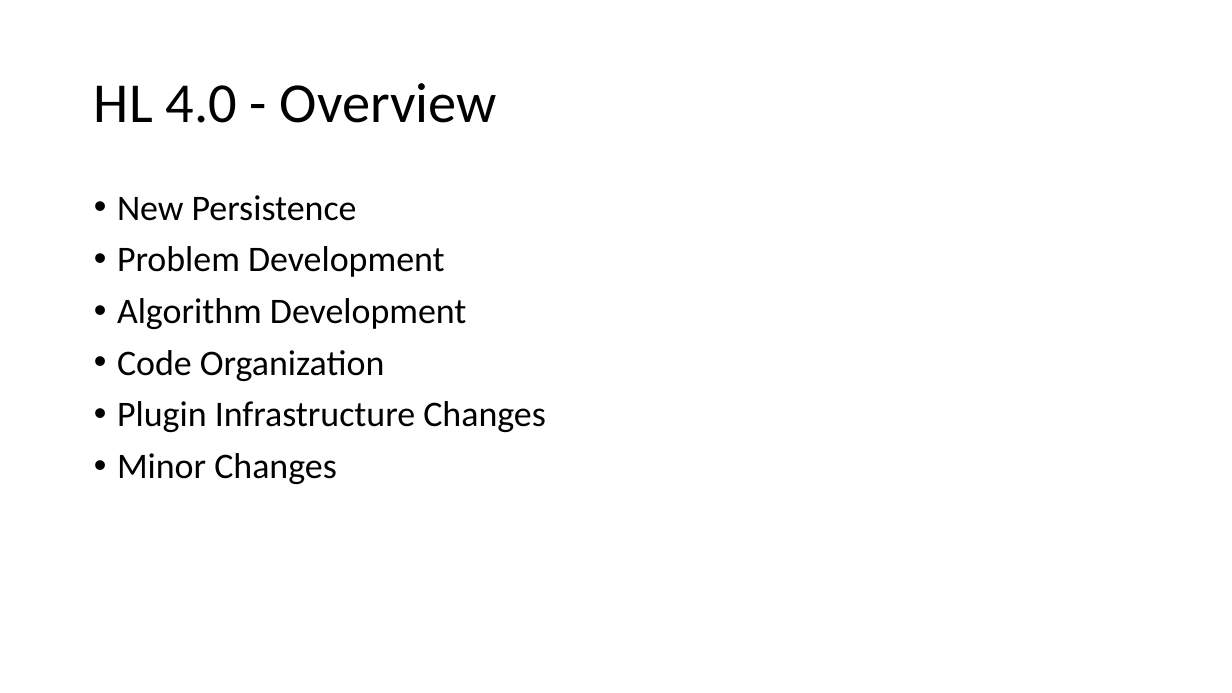
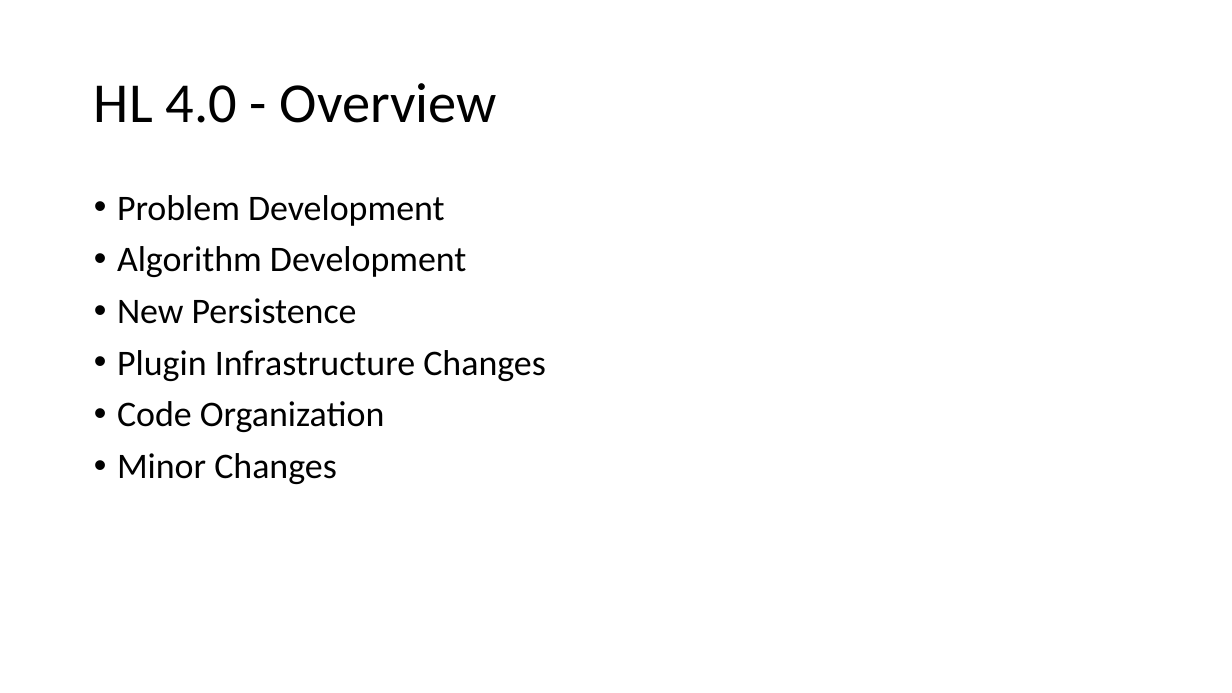
Before and after one commit to heal-research/HeuristicLab, a slide deck: slide 2 of documentation/HeuristicLab 4.0.pptx (slide 3 before the commit). Drawn at 1232x693 pixels with LibreOffice and Linux fonts; fonts in the diff are those of the drawing. Boxes give left, top, right and bottom in pixels: in the first picture for what was removed or moved away, otherwise in the second. Text is boxed around its words. In the diff, an @@ line names an element or a change of style, - is before the commit and + after.

Commit message:
updated HL 4.0 slides

```diff
--- a/documentation/HeuristicLab 4.0.pptx
+++ b/documentation/HeuristicLab 4.0.pptx
@@ text at <box>117,195,357,221</box>: paragraph removed @@
-• New Persistence
@@ text at <box>117,298,546,381</box>: paragraphs added @@
+• New Persistence
+• Plugin Infrastructure Changes
@@ text at <box>117,401,546,432</box>: paragraph removed @@
-• Plugin Infrastructure Changes
```
Also in this commit, not shown: 1 other slide changed, 6 slides added, 1 slide removed.
